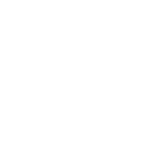
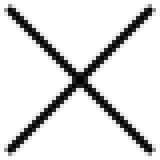
Layers edited between the first and the second 160px x 160px image:
hid "Rectangle 2 copy 3" over [4, 72, 80, 156]
added layer "Layer 1" above "Rectangle 2 copy 2" over [4, 4, 156, 156]
hid "Rectangle 2 copy 2" over [4, 4, 80, 88]
hid "Rectangle 2 copy" over [76, 72, 152, 156]
hid "Rectangle 2" over [76, 4, 152, 88]
